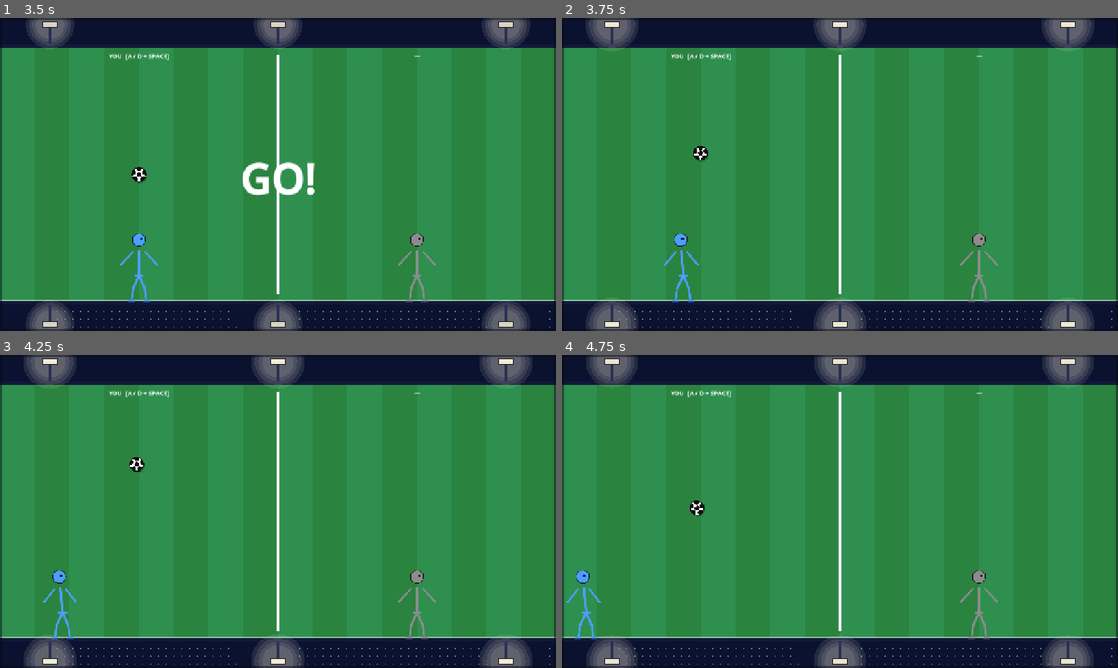
Above: before the commit, frames 1-4 (two rows, left to right).
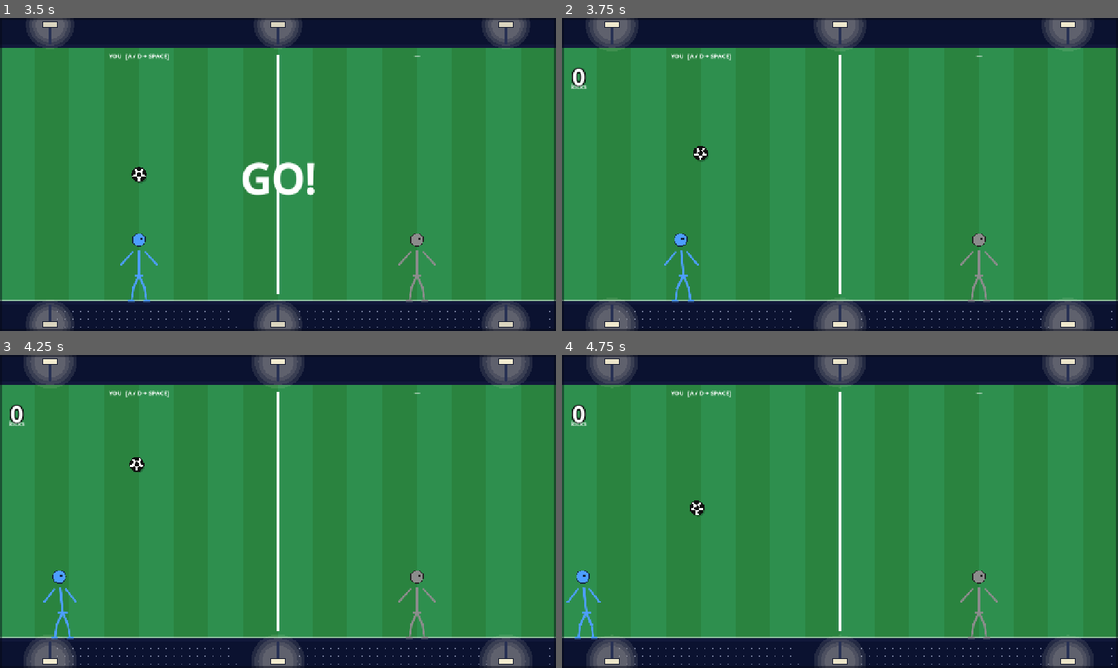
Above: after the commit, the same moments.

Repository: lukalklikadze/fighting-game
Game: Godot game, scene res://minigames/juggling/scenes/Juggling.tscn
Two runs of this game, one before a commit and one after it. Both use one fixed random seed, a clock stepped at 60 frames per second and the inputs below. This scene is started directly instead of the project's main scene.
Inputs (mouse positions are in pixels of both pictures, inside the frame that each line leads up to):
- Up to frame 1 (3.5 s): tap Enter at 0.5, 2.75, 2.85 s; move the mouse to (400, 158) at 0.52 s; hold D 0.53-1.28 s; hold Enter 0.53-1.28 s; click (400, 158) at 0.67 s; tap Space at 0.77, 1.25, 1.52, 3.02 s; move the mouse to (166, 190) at 1.27 s; hold A 1.28-2.03 s; tap Keypad Enter at 1.35 s; move the mouse to (333, 105) at 2.02 s; hold D from 2.03 s (still down); tap Backspace at 2.1 s; move the mouse to (250, 237) at 2.77 s; click (250, 237) at 2.92 s
- Up to frame 2 (3.75 s): tap Space at 3.5 s; move the mouse to (1006, 221) at 3.52 s; release D at 3.53 s; hold A from 3.53 s (still down); hold Keypad Enter from 3.53 s (still down)
- Up to frame 3 (4.25 s): keep holding A; keep holding Keypad Enter; tap Space at 3.77 s
- Up to frame 4 (4.75 s): keep holding A; move the mouse to (673, 464) at 4.27 s; release Keypad Enter at 4.28 s; tap Backspace at 4.35 s; tap Space at 4.52 s

Frame 1 is identical in both runs. In frame 2, 0.2% of the frame differs, in the area x 1-5%, y 16-23%; in frame 3, 0.2%; in frame 4, 0.2%.

Commit message:
Juggling: kick counter in top-left corner
Tracks successful ball contacts and displays the count with a "kicks"
label in the upper-left of the player's half.

Co-Authored-By: Claude Sonnet 4.6 <noreply@anthropic.com>

Diff:
--- a/minigames/juggling/scripts/juggling.gd
+++ b/minigames/juggling/scripts/juggling.gd
@@ -53,6 +53,7 @@
 var my_kick       := 0.0    # remaining kick animation time
 var my_kick_right := true   # which leg is swinging
 var my_kick_hit   := false  # impulse already applied this swing
+var my_kick_count := 0
 var my_alive  := true
 var my_ramp_t := 0.0
 var my_speed  := 1.0    # kick velocity multiplier; grows over time
@@ -136,6 +137,7 @@
 		var foot_y := hip_y + LEG_LEN * 0.78 - p * 42.0
 		if absf(my_ball.x - foot_x) < BALL_R + 20.0 and absf(my_ball.y - foot_y) < BALL_R + 26.0:
 			my_kick_hit = true
+			my_kick_count += 1
 			var dir_x := (my_ball.x - my_x) * 1.3
 			var rnd_x := randf_range(-KICK_RAND_X, KICK_RAND_X)
 			my_bvel   = Vector2(dir_x + rnd_x, KICK_VEL_Y) * my_speed
@@ -195,6 +197,9 @@
 	_draw_pitch()
 	_draw_half(0.0,    my_x, my_lean, my_ball, my_kick, my_alive, true,  my_kick_right)
 	_draw_half(HALF_W, op_x, op_lean, op_ball, op_kick, op_alive, false, op_kick_right)
+	if game_on and winner == "":
+		_lbl_outlined(Vector2(38.0, 130.0), str(my_kick_count), Color.WHITE, 52)
+		_lbl(Vector2(38.0, 156.0), "kicks", Color(1, 1, 1, 0.7), 15)
 	if _countdown_text != "":
 		_lbl(Vector2(SW / 2.0, SH / 2.0), _countdown_text, Color.WHITE, 96)
 	elif winner != "":
